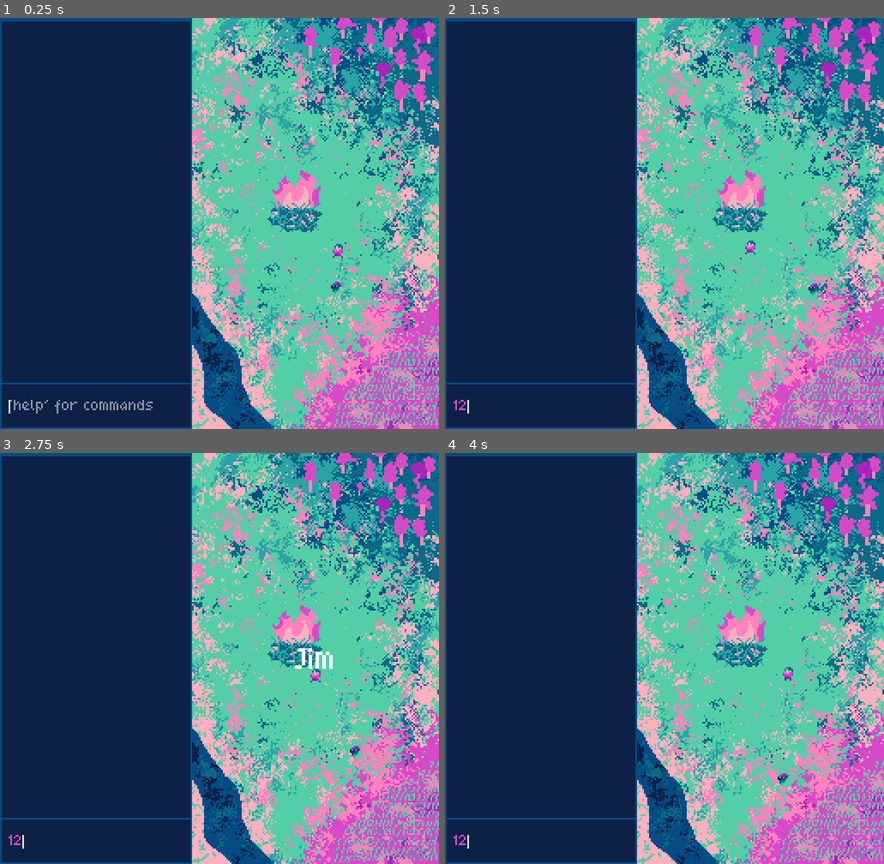
Above: before the commit, frames 1-4 (two rows, left to right).
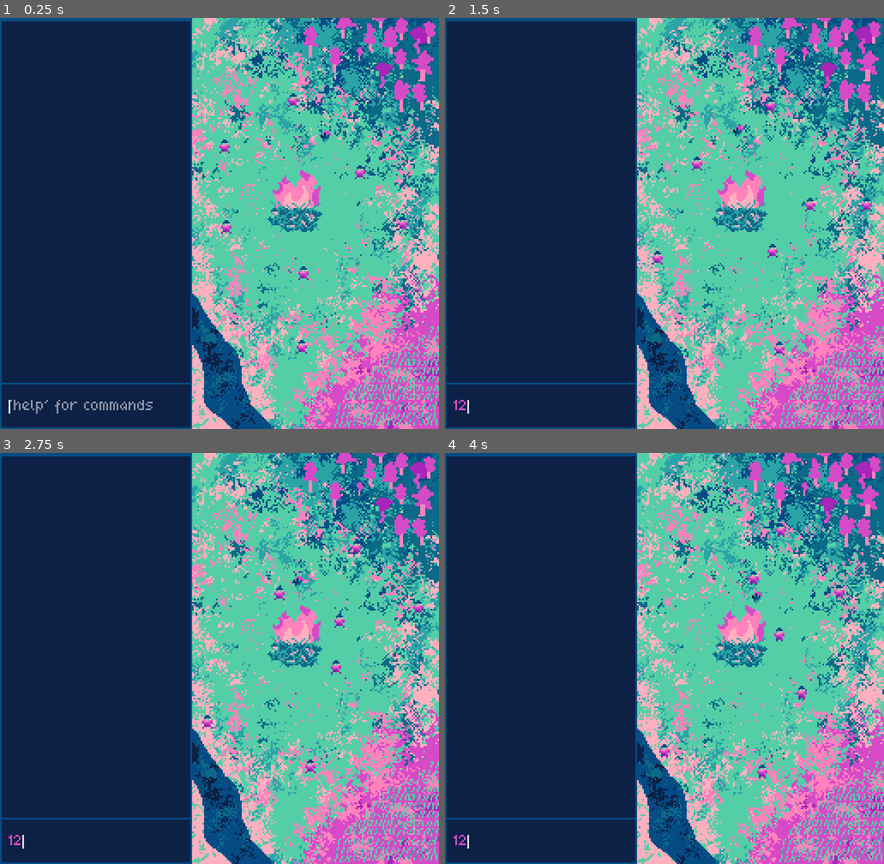
Above: after the commit, the same moments.

Repository: BoopEnthusiast/Micro-Jam-15
Game: Godot game, scene res://scenes/main.tscn
Two runs of this game, one before a commit and one after it. Both use one fixed random seed, a clock stepped at 60 frames per second and the inputs below.
Inputs (mouse positions are in pixels of both pictures, inside the frame that each line leads up to):
- Up to frame 1 (0.25 s): no input
- Up to frame 2 (1.5 s): click (545, 408) at 0.52 s; type "12" at 0.6 s; move the mouse to (541, 383) at 1.27 s
- Up to frame 3 (2.75 s): move the mouse to (298, 679) at 2.02 s
- Up to frame 4 (4 s): move the mouse to (708, 568) at 2.77 s; move the mouse to (642, 740) at 3.52 s

The runs differ from the first frame. In frame 1, 0.5% of the frame differs, in the area x 50-93%, y 18-82%; in frame 2, 0.5%; in frame 3, 0.7%, in the area x 46-97%, y 21-78%; in frame 4, 0.5%.

Commit message:
terminal stuff + more villagers

Diff:
--- a/scenes/main.tscn
+++ b/scenes/main.tscn
@@ -1,9 +1,12 @@
-[gd_scene load_steps=7 format=3 uid="uid://cji63ii4aqhq"]
+[gd_scene load_steps=10 format=3 uid="uid://cji63ii4aqhq"]
 
 [ext_resource type="PackedScene" uid="uid://b6mbk30x5y2go" path="res://scenes/villager.tscn" id="1_0auvh"]
 [ext_resource type="PackedScene" uid="uid://dgfjitk2aq4uc" path="res://scenes/ui.tscn" id="2_nqree"]
 [ext_resource type="Texture2D" uid="uid://ce3411kdxferq" path="res://resources/Backdrop.png" id="2_q7ja4"]
 [ext_resource type="PackedScene" uid="uid://blsmf1r2lvqwy" path="res://scenes/ghost.tscn" id="3_4ci76"]
+[ext_resource type="PackedScene" uid="uid://dasa81l216kgx" path="res://scenes/forest.tscn" id="5_6dytf"]
+[ext_resource type="PackedScene" uid="uid://bcfl5n8v8kvhg" path="res://scenes/stream.tscn" id="6_6ynix"]
+[ext_resource type="PackedScene" uid="uid://c0gxw2wri6s2j" path="res://scenes/crops.tscn" id="7_7r6mo"]
 
 [sub_resource type="NavigationPolygon" id="NavigationPolygon_c3t1r"]
 vertices = PackedVector2Array(1434, 670, 1455, 669, 1455, 782, 1401, 716, 1397, 703, 1397, 729, 1449, 786, 1448, 786, 1 …(295 unchanged characters)…
@@ -51,15 +54,54 @@
 offset_bottom = 240.0
 texture = ExtResource("2_q7ja4")
 
-[node name="Villager" parent="." instance=ExtResource("1_0auvh")]
-position = Vector2(200, 136)
+[node name="Ghost1" parent="." instance=ExtResource("3_4ci76")]
+position = Vector2(193, 70)
 id = 1
-npc_name = "Jim"
+npc_name = "Nick"
 
-[node name="Ghost" parent="." instance=ExtResource("3_4ci76")]
-position = Vector2(193, 158)
+[node name="Villager2" parent="." instance=ExtResource("1_0auvh")]
+position = Vector2(173, 192)
 id = 2
-npc_name = "John"
+npc_name = "Angela"
 
-[connection signal="mouse_entered" from="Villager" to="Villager/Name" method="_on_mouse_entered"]
-[connection signal="mouse_exited" from="Villager" to="Villager/Name" method="_on_mouse_exited"]
+[node name="Villager3" parent="." instance=ExtResource("1_0auvh")]
+position = Vector2(133, 119)
+id = 3
+npc_name = "Mary"
+
+[node name="Villager4" parent="." instance=ExtResource("1_0auvh")]
+position = Vector2(232, 122)
+id = 4
+npc_name = "Roy"
+
+[node name="Villager5" parent="." instance=ExtResource("1_0auvh")]
+position = Vector2(128, 73)
+id = 5
+npc_name = "Chad"
+
+[node name="Villager6" parent="." instance=ExtResource("1_0auvh")]
+position = Vector2(168, 47)
+id = 6
+npc_name = "Vince"
+
+[node name="Villager7" parent="." instance=ExtResource("1_0auvh")]
+position = Vector2(209, 87)
+id = 7
+npc_name = "Alice"
+
+[node name="Villager8" parent="." instance=ExtResource("1_0auvh")]
+position = Vector2(175, 152)
+id = 8
+npc_name = "Hershal"
+
+[node name="Forest" parent="." instance=ExtResource("5_6dytf")]
+position = Vector2(243, 13)
+
+[node name="Stream" parent="." instance=ExtResource("6_6ynix")]
+position = Vector2(126, 224)
+
+[node name="Crops" parent="." instance=ExtResource("7_7r6mo")]
+position = Vector2(237, 224)
+
+[connection signal="mouse_entered" from="Villager2" to="Villager2/Name" method="_on_mouse_entered"]
+[connection signal="mouse_exited" from="Villager2" to="Villager2/Name" method="_on_mouse_exited"]
--- a/scripts/terminal.gd
+++ b/scripts/terminal.gd
@@ -143,6 +143,21 @@
 					break
 				if not found_villager:
 					log_node.log_error("Could not find file")
+		elif command.ends_with(RESOURCE_FILE_EXTENSION) and current_directory == RESOURCE_DIRECTORY:
+			if command == "forest" + RESOURCE_FILE_EXTENSION:
+				log_node.add_log("Trees: " + str(Singleton.forest.trees))
+				log_node.add_log("Available wood: " + str(Singleton.forest.resource_storage))
+			elif command == "stream" + RESOURCE_FILE_EXTENSION:
+				log_node.add_log("Available water: " + str(Singleton.forest.resource_storage))
+			elif command == "crops" + RESOURCE_FILE_EXTENSION:
+				log_node.add_log("Crops: " + str(Singleton.crops.crops))
+				log_node.add_log("Available food: " + str(Singleton.crops.resource_storage))
+			elif command == "camp" + RESOURCE_FILE_EXTENSION:
+				log_node.add_log("Food: " + str(Singleton.food))
+				log_node.add_log("Water: " + str(Singleton.water))
+				log_node.add_log("Warmth: " + str(Singleton.wood))
+				log_node.add_log("Villagers alive: " + str(Singleton.villagers.size()))
+				log_node.add_log("Ghosts unalive: " + str(Singleton.ghosts.size()))
 		else:
 			log_node.log_error("Could not find file")
 
